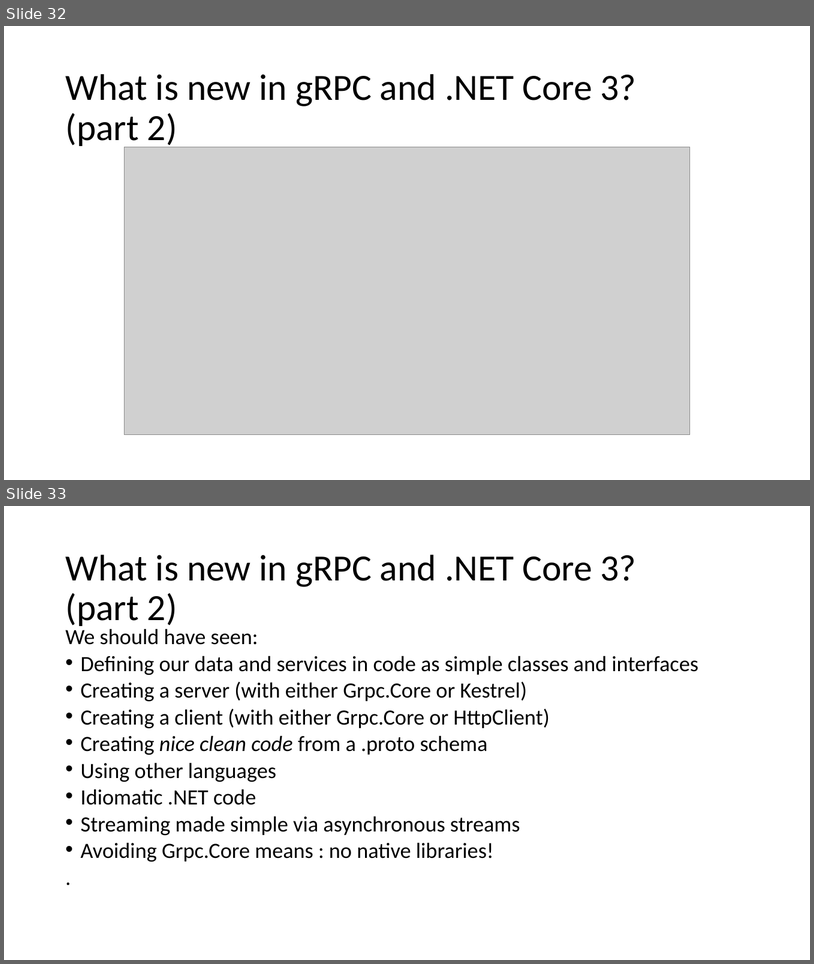
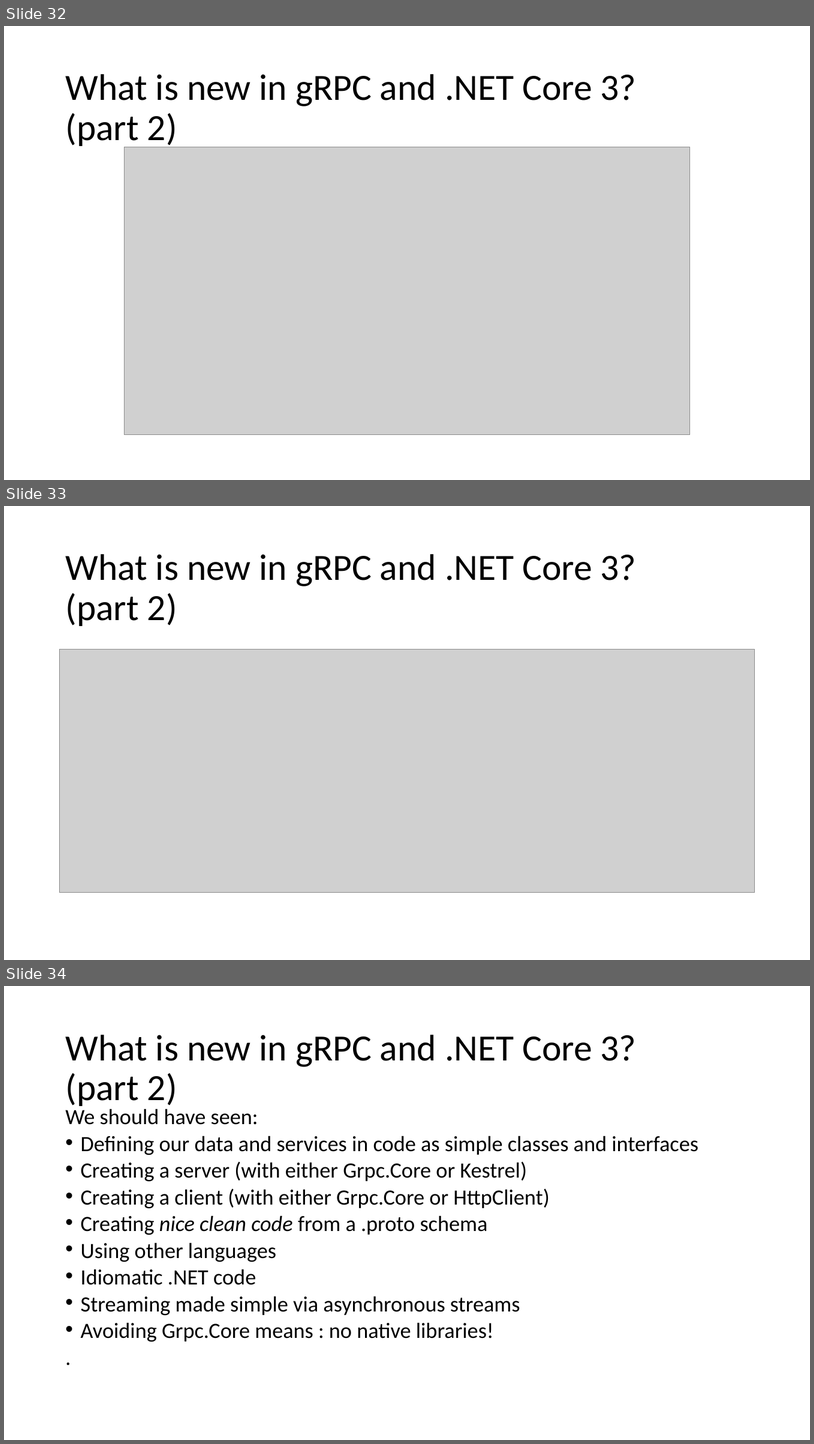
Before and after one commit to protobuf-net/protobuf-net.Grpc, a slide deck: docs/talks/gRPC nologo.pptx. Shown one above the other, each under a label of ours: slides 32 and 33 before the commit, slides 32, 33 and 34 after it. The pictures are 814x964 and 814x1444 pixels, drawn with LibreOffice and Linux fonts; fonts in the diff are those of the drawing; grey boxes stand for pictures. Boxes give left, top, right and bottom in pixels: in the first picture for what was removed or moved away, otherwise in the second. Text is boxed around its words. In the diff, an @@ line names an element or a change of style, - is before the commit and + after.

```diff
--- a/docs/talks/gRPC nologo.pptx
+++ b/docs/talks/gRPC nologo.pptx
@@ slide 33 added at bbox=[4, 506, 810, 960], background #FFFFFF @@
@@ title added at bbox=[65, 554, 637, 626], 44 pt, text #000000 @@
+What is new in gRPC and .NET Core 3?
+(part 2)
@@ picture added at bbox=[60, 649, 755, 892] @@
@@ what was slide 33 is now slide 34 @@
```
Also in this commit, not shown: 1 slide changed.
